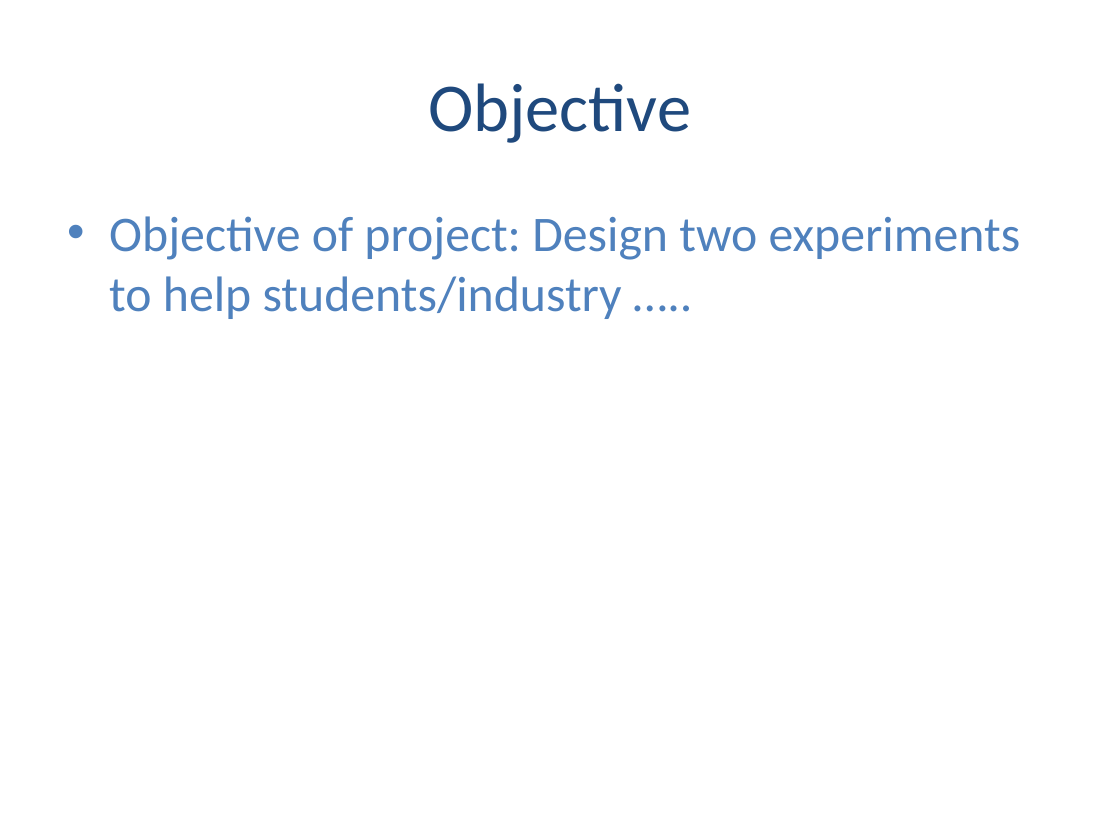
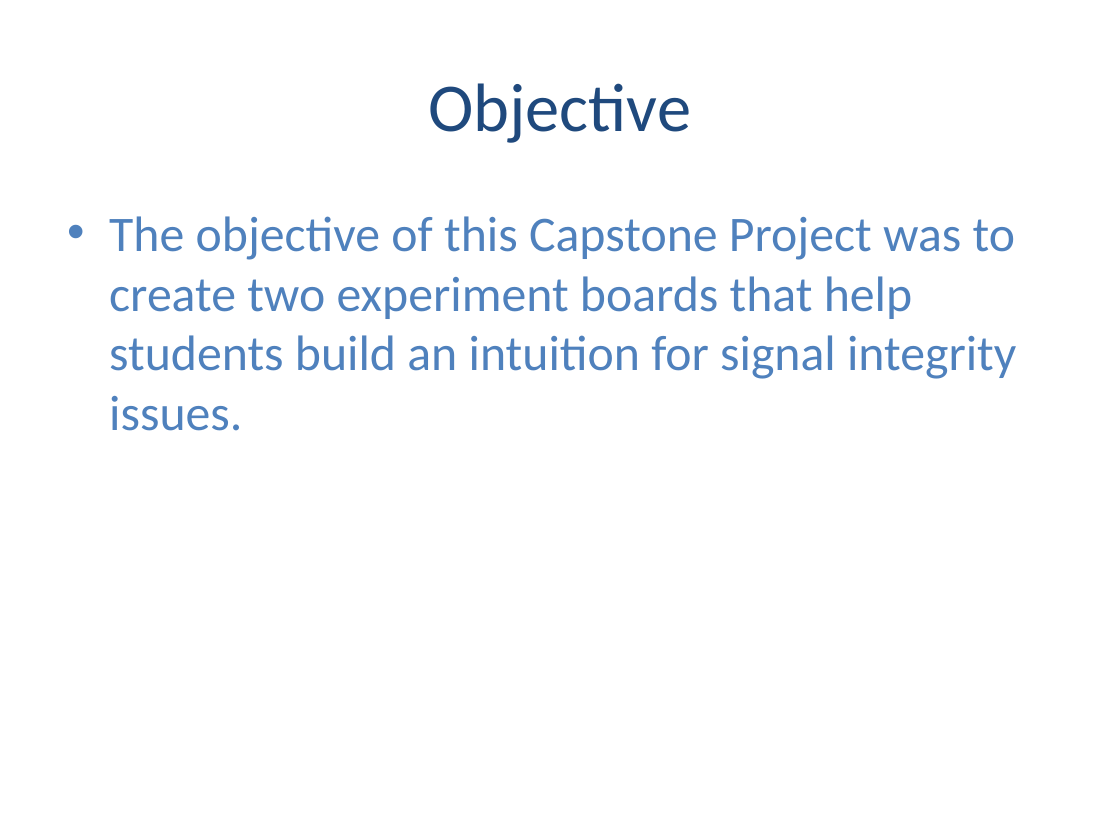
Before and after one commit to BrandonTowell/Capstone-Team-12, a slide deck: slide 2 of Documentation/T12 Final Presentation.pptx. Drawn at 1120x840 pixels with LibreOffice and Linux fonts; fonts in the diff are those of the drawing. Boxes give left, top, right and bottom in pixels: in the first picture for what was removed or moved away, otherwise in the second. Text is boxed around its words. In the diff, an @@ line names an element or a change of style, - is before the commit and + after.

Commit message:
Presentation

```diff
--- a/Documentation/T12 Final Presentation.pptx
+++ b/Documentation/T12 Final Presentation.pptx
@@ text at (109,216,1016,431): text changed @@
-• Objective of project: Design two experiments to help students/industry …..
+• The objective of this Capstone Project was to create two experiment boards that help students build an intuition for signal integrity issues.
```
Also in this commit, not shown: 7 other slides changed, 4 slides added, 4 slides removed.
